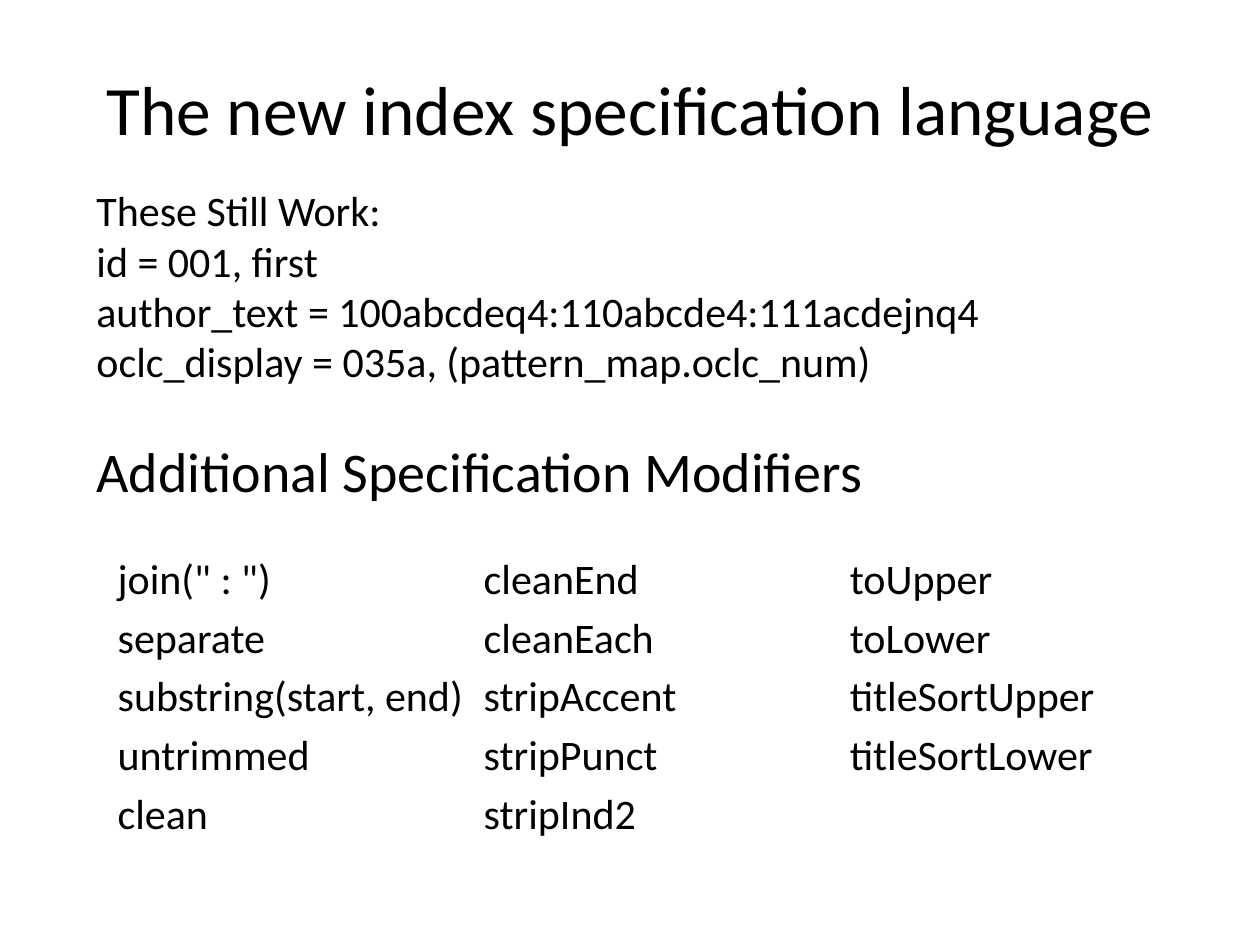
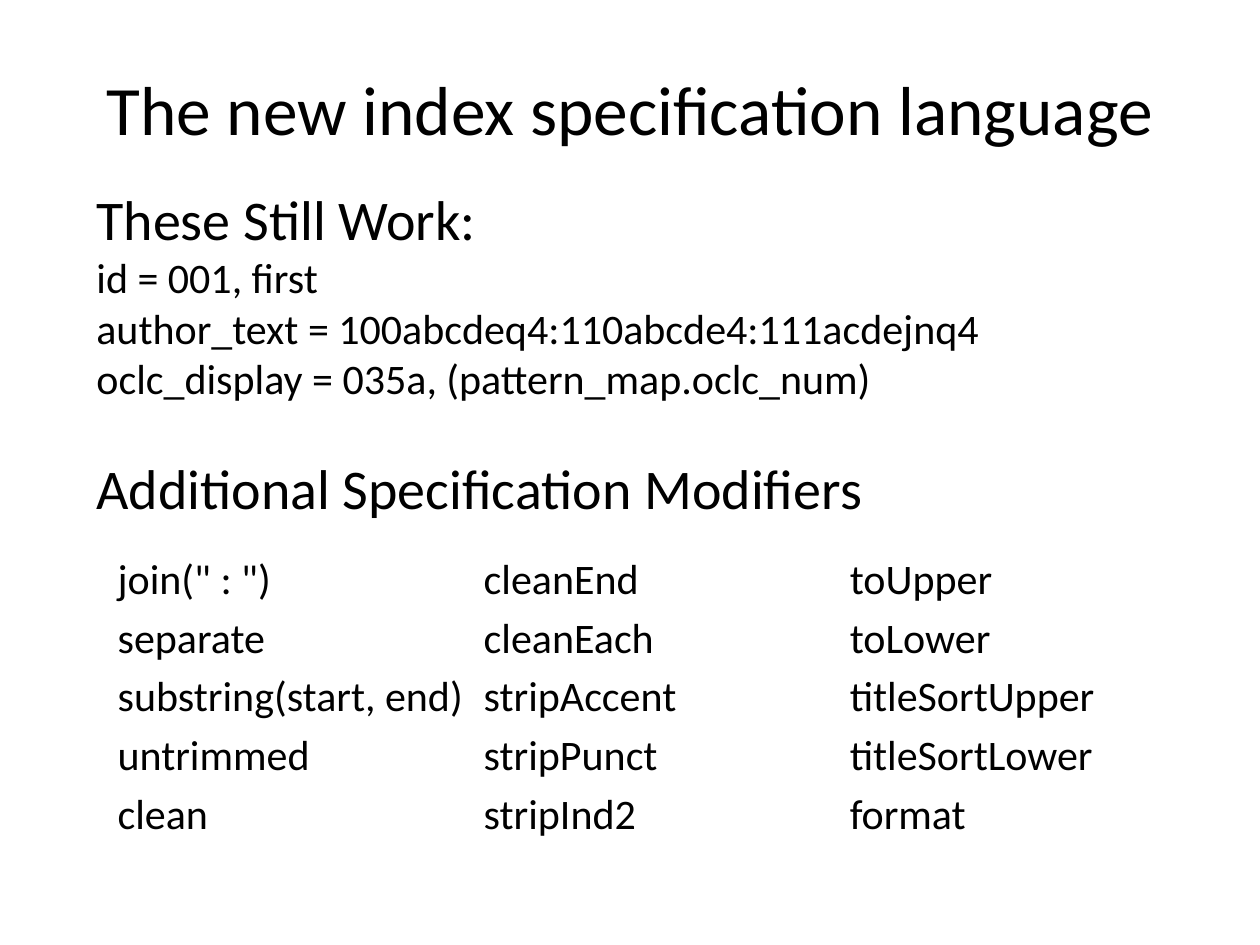
Before and after one commit to solrmarc/solrmarc, a slide deck: slide 6 of New Release of SolrMarc.pptx. Drawn at 1260x945 pixels with LibreOffice and Linux fonts; fonts in the diff are those of the drawing. Boxes give left, top, right and bottom in pixels: in the first picture for what was removed or moved away, otherwise in the second. Text is boxed around its words. In the diff, an @@ line names an element or a change of style, - is before the commit and + after.

```diff
--- a/New Release of SolrMarc.pptx
+++ b/New Release of SolrMarc.pptx
@@ background #E6E6D8 to #FFFFFF @@
@@ text at (96, 201, 476, 241): size 24 to 32 pt in "These Still Work:" @@
@@ text at (850, 800, 966, 830): paragraph added @@
+format
```
Also in this commit, not shown: 6 other slides changed, 10 slides added.
